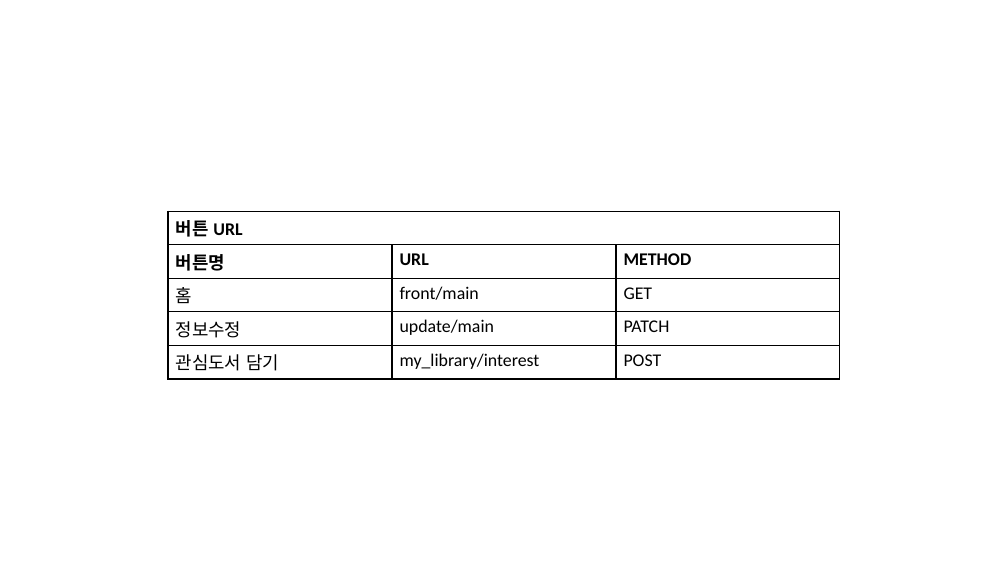
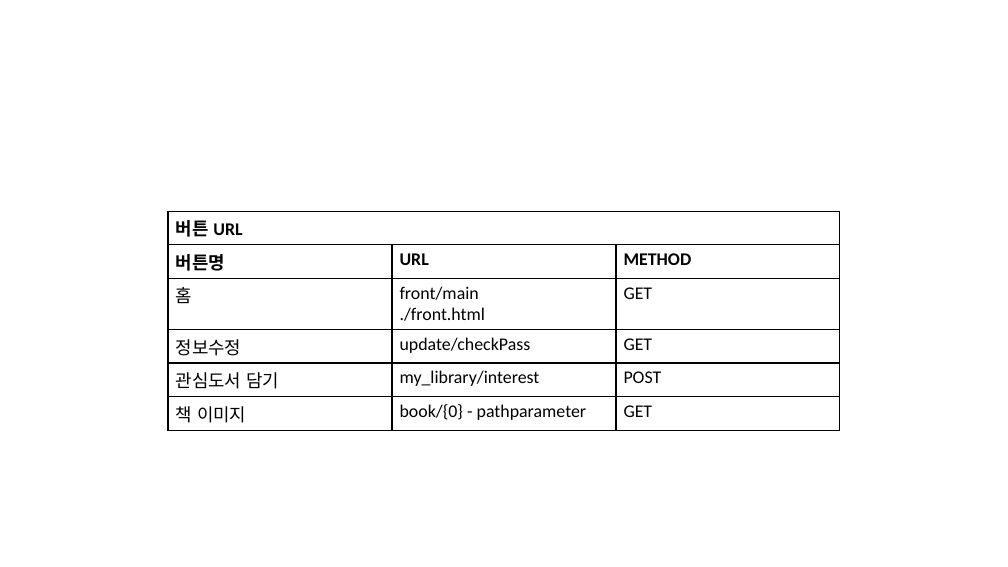
Before and after one commit to to-hworld/Library_Project, a slide deck: slide 12 of design/pageDesign.pptx. Drawn at 1008x567 pixels with LibreOffice and Linux fonts; fonts in the diff are those of the drawing. Boxes give left, top, right and bottom in pixels: in the first picture for what was removed or moved away, otherwise in the second. Text is boxed around its words. In the diff, an @@ line names an element or a change of style, - is before the commit and + after.

```diff
--- a/design/pageDesign.pptx
+++ b/design/pageDesign.pptx
@@ table at (168,211,839,427) @@
-row 3, column 2: front/main
+row 3, column 2: front/main / ./front.html
-row 4, column 2: update/main
+row 4, column 2: update/checkPass
-row 4, column 3: PATCH
+row 4, column 3: GET
+row 6: 책 이미지 | book/{0} - pathparameter | GET
```
Also in this commit, not shown: 22 other slides changed, 1 slide added, 6 other files.
